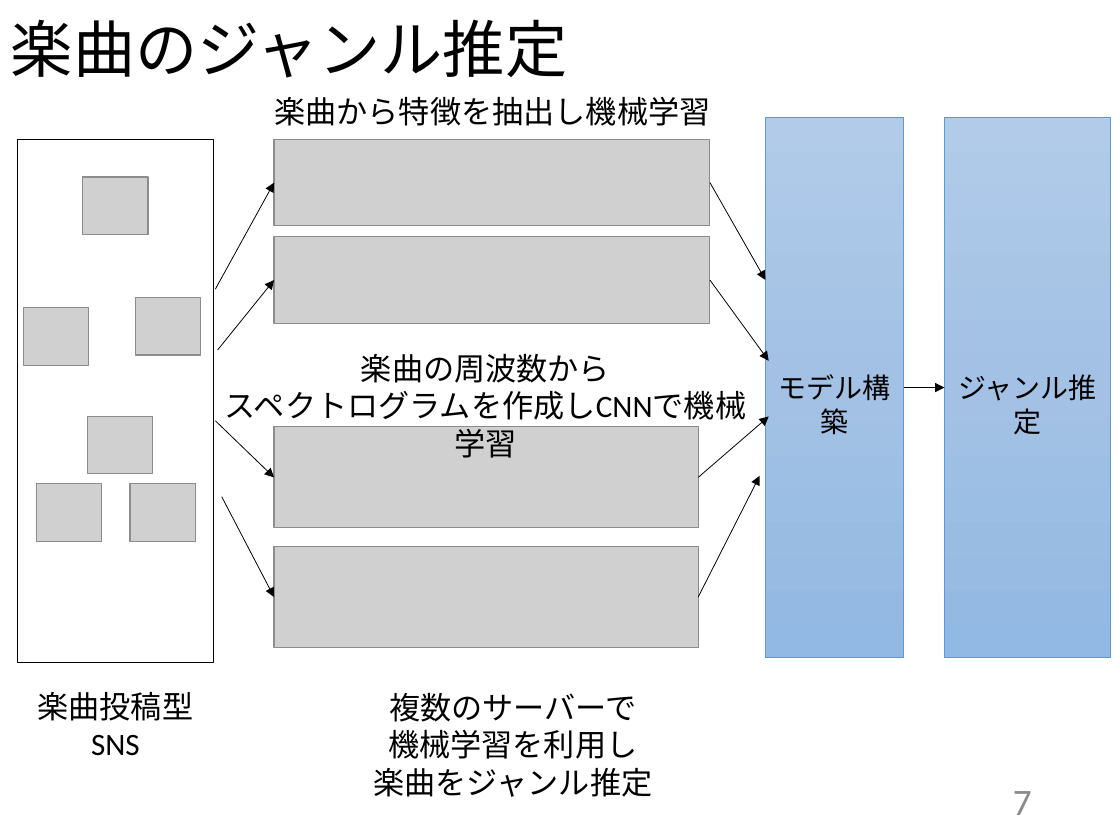
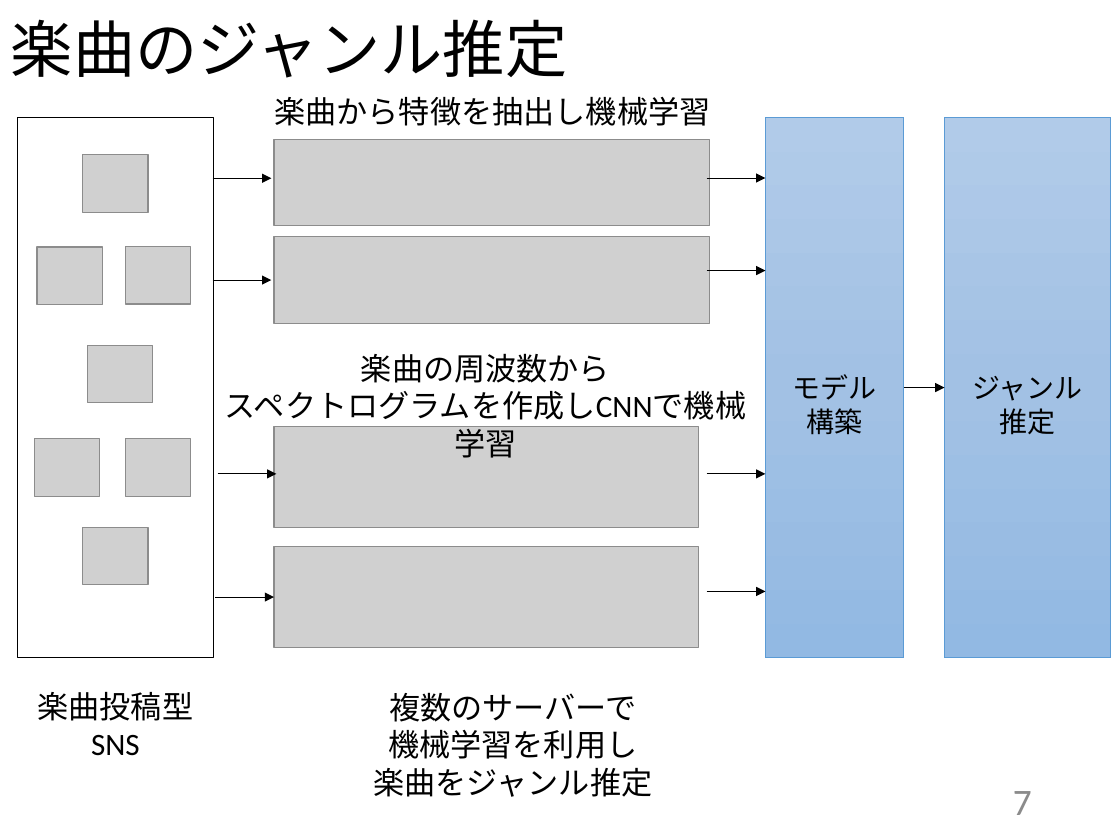
Before and after one commit to kait-takanolab/1821144-yoshii-thesis, a slide deck: slide 7 of 発表用スライド/1821144_卒研発表.pptx. Drawn at 1120x840 pixels with LibreOffice and Linux fonts; fonts in the diff are those of the drawing; grey boxes stand for pictures. Boxes give left, top, right and bottom in pixels: in the first picture for what was removed or moved away, otherwise in the second. Text is boxed around its words. In the diff, an @@ line names an element or a change of style, - is before the commit and + after.

```diff
--- a/発表用スライド/1821144_卒研発表.pptx
+++ b/発表用スライド/1821144_卒研発表.pptx
@@ rectangle resized from (x1=18, y1=139, x2=214, y2=662) to (x1=18, y1=118, x2=214, y2=657) @@
@@ picture moved from (x1=83, y1=177, x2=148, y2=234) to (x1=83, y1=155, x2=148, y2=212) @@
@@ arrow moved from (215, 289) - (274, 183) to (213, 178) - (271, 178) @@
@@ arrow moved from (710, 183) - (765, 280) to (707, 178) - (765, 178) @@
@@ picture moved from (x1=24, y1=308, x2=88, y2=365) to (x1=37, y1=248, x2=102, y2=305) @@
@@ picture moved from (x1=136, y1=298, x2=200, y2=355) to (x1=125, y1=246, x2=190, y2=304) @@
@@ arrow moved from (217, 349) - (274, 280) to (213, 280) - (271, 280) @@
@@ arrow moved from (710, 280) - (768, 361) to (707, 271) - (765, 271) @@
@@ picture added at (x1=87, y1=345, x2=152, y2=402) @@
@@ text in rectangle at (x1=793, y1=374, x2=877, y2=435): text changed @@
-モデル構築
+モデル
+構築
@@ text in rectangle at (x1=972, y1=376, x2=1083, y2=435): text changed @@
-ジャンル推定
+ジャンル
+推定
@@ picture moved from (x1=36, y1=484, x2=101, y2=541) to (x1=35, y1=439, x2=100, y2=496) @@
@@ picture moved from (x1=87, y1=417, x2=152, y2=474) to (x1=125, y1=439, x2=190, y2=496) @@
@@ arrow moved from (215, 421) - (274, 477) to (217, 474) - (277, 474) @@
@@ arrow moved from (698, 477) - (768, 417) to (707, 474) - (765, 474) @@
@@ picture moved from (x1=130, y1=484, x2=195, y2=541) to (x1=83, y1=528, x2=148, y2=585) @@
@@ arrow moved from (222, 496) - (274, 597) to (215, 597) - (274, 597) @@
@@ arrow moved from (698, 597) - (759, 476) to (707, 591) - (765, 591) @@
```
Also in this commit, not shown: 10 other slides changed, 1 other file.
